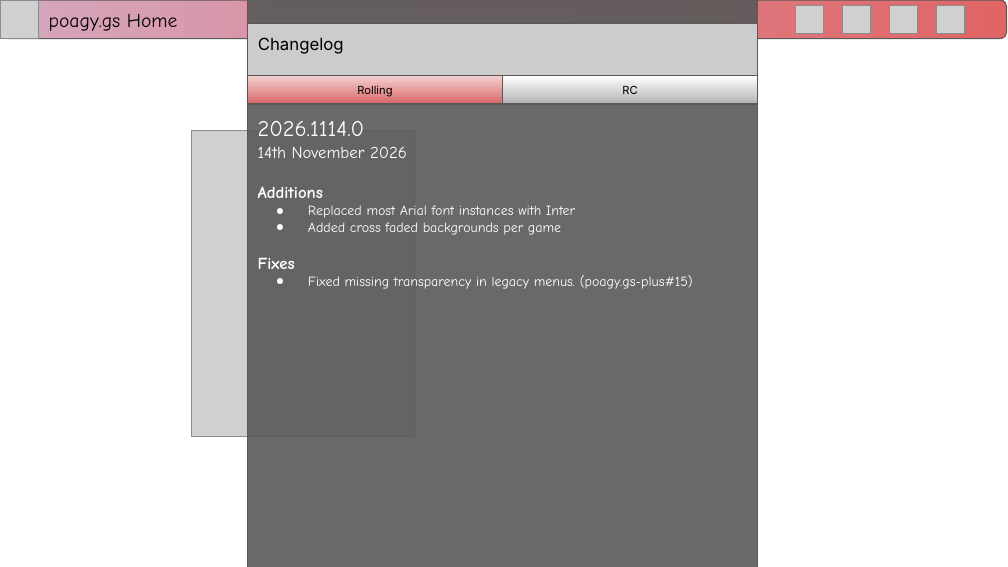
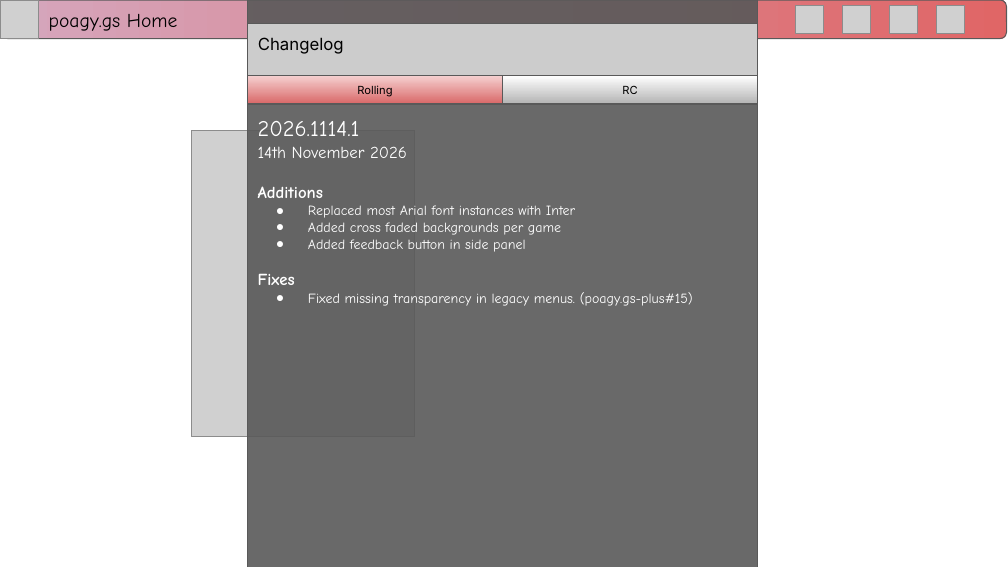
Before and after one commit to RitPigDev/poagy.gs-plus, a slide deck: slide 5 of poagy.gs+.pptx. Drawn at 1008x567 pixels with LibreOffice and Linux fonts; fonts in the diff are those of the drawing; grey boxes stand for pictures; background and template pictures are left out. Boxes give left, top, right and bottom in pixels: in the first picture for what was removed or moved away, otherwise in the second. Text is boxed around its words. In the diff, an @@ line names an element or a change of style, - is before the commit and + after.

```diff
--- a/poagy.gs+.pptx
+++ b/poagy.gs+.pptx
@@ text in rectangle at (258, 121, 360, 136): text changed @@
-2026.1114.0
+2026.1114.1
@@ text in rectangle at (308, 239, 525, 252): paragraph added @@
+● Added feedback button in side panel
```
Also in this commit, not shown: 4 other slides changed.
